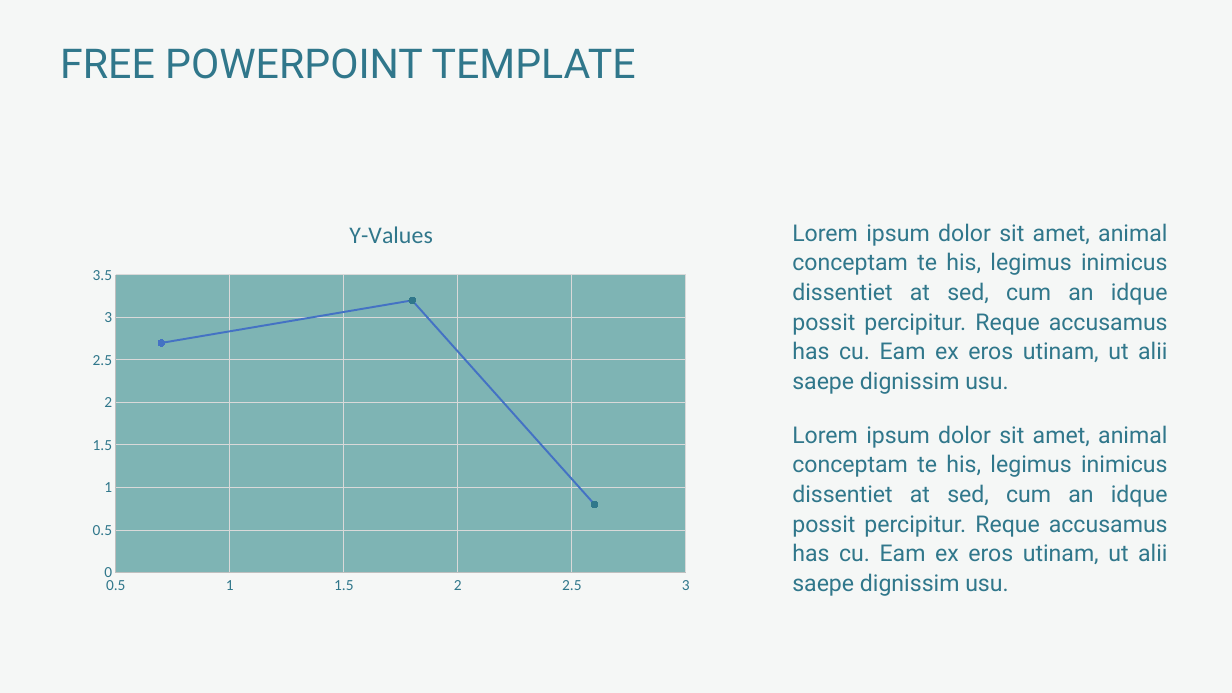
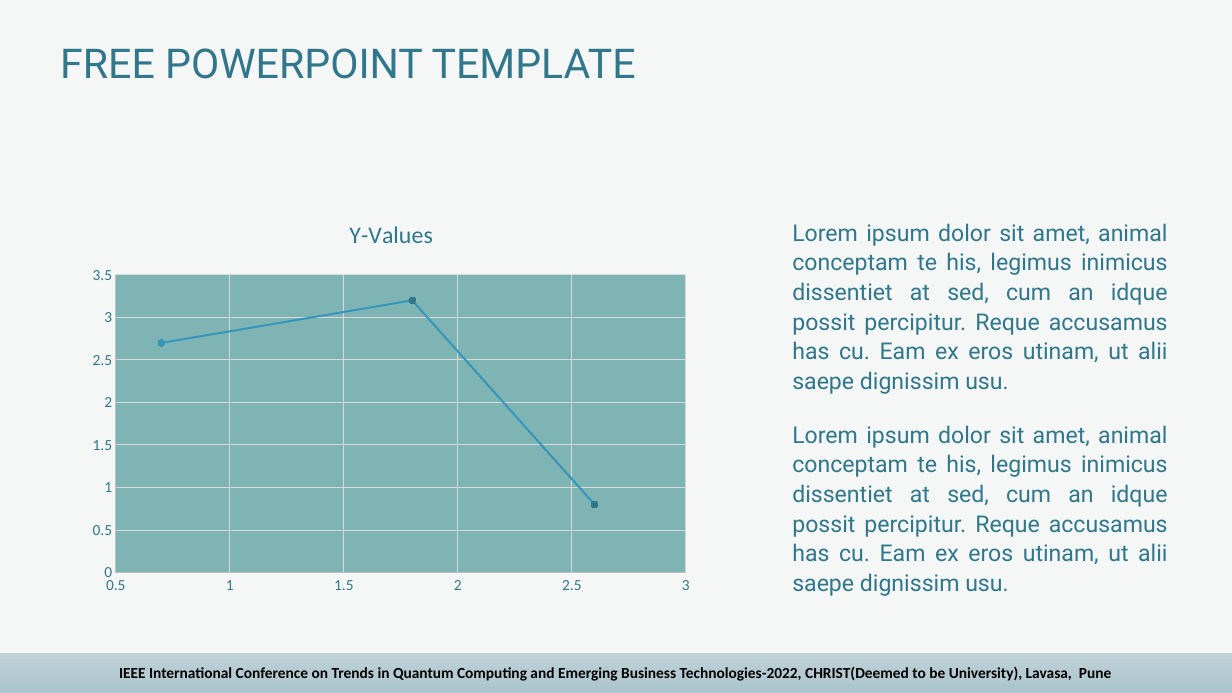
Before and after one commit to Winter-Soren/ConferencePaper-CHRIST-University, a slide deck: slide 9 of PPT/Morph PPT slides.pptx. Drawn at 1232x693 pixels with LibreOffice and Linux fonts; fonts in the diff are those of the drawing. Boxes give left, top, right and bottom in pixels: in the first picture for what was removed or moved away, otherwise in the second. Text is boxed around its words. In the diff, an @@ line names an element or a change of style, - is before the commit and + after.

```diff
--- a/PPT/Morph PPT slides.pptx
+++ b/PPT/Morph PPT slides.pptx
@@ scatter lines chart at (80, 201, 702, 603) @@
@@ colour of Y-Values #4472C4 to #3494BA @@
@@ rectangle added at (0, 653, 1232, 693), fill gradient #C1D4D9 to #B5CBD1 to #AAC5CC, 12 pt, text #000000, bold @@
+IEEE International Conference on Trends in Quantum Computing and Emerging Business Technologies-2022, CHRIST(Deemed to be University), Lavasa, Pune
```
Also in this commit, not shown: 14 other slides changed, 1 slide added, 1 slide removed.
